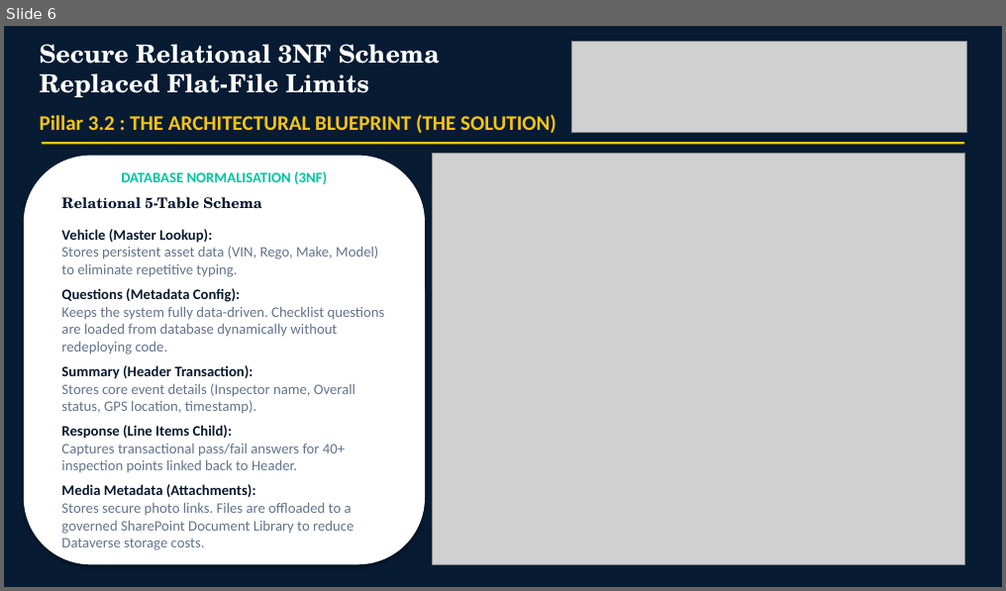
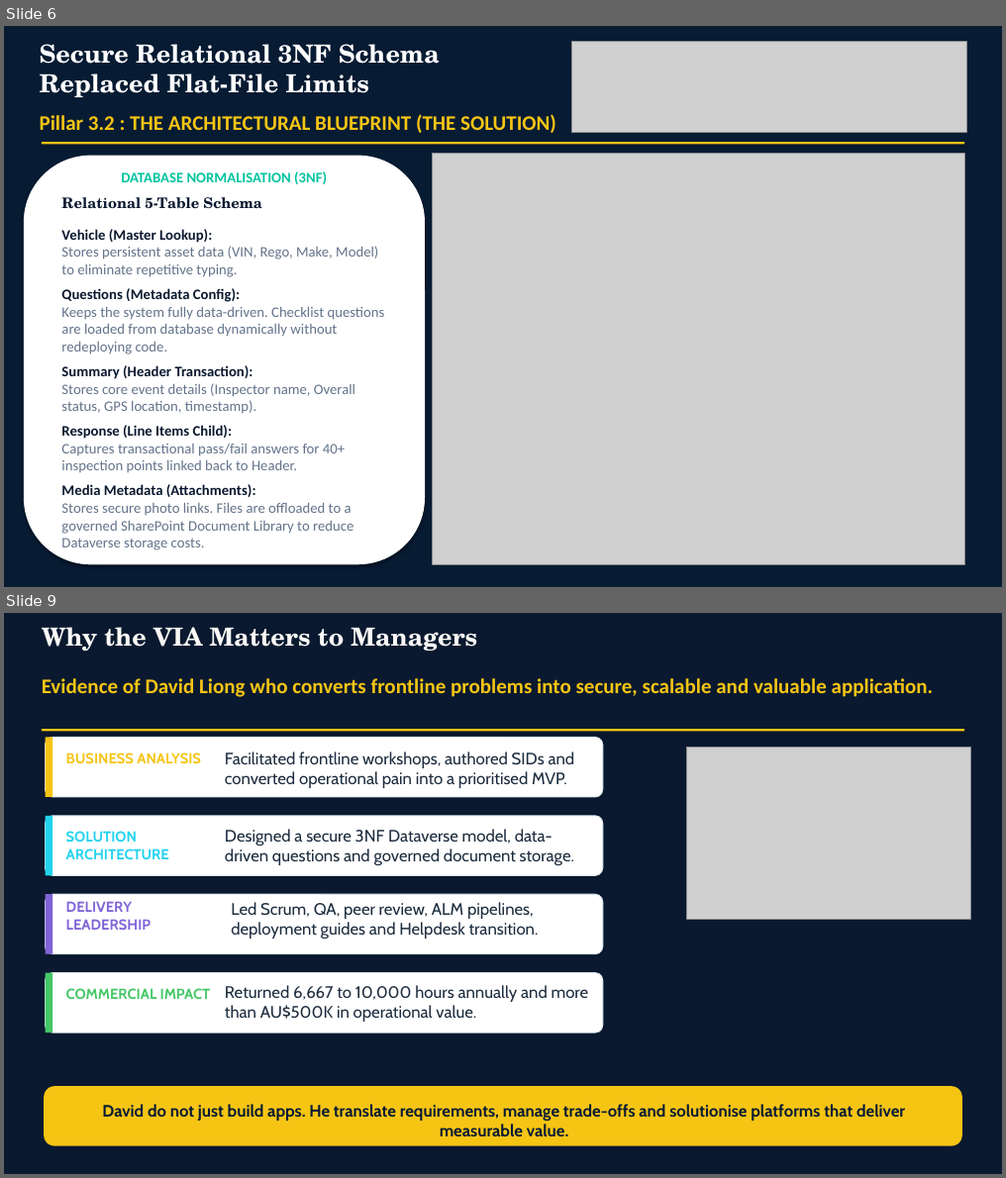
Before and after one commit to daveliong/Projects, a slide deck: VIA/vehicle_inspection_app_case_study.pptx. Shown one above the other, each under a label of ours: slide 6 before the commit, slides 6 and 9 after it; the slides between them are not shown. The pictures are 1006x591 and 1006x1178 pixels, drawn with LibreOffice and Linux fonts; fonts in the diff are those of the drawing; grey boxes stand for pictures. Boxes give left, top, right and bottom in pixels: in the first picture for what was removed or moved away, otherwise in the second. Text is boxed around its words. In the diff, an @@ line names an element or a change of style, - is before the commit and + after.

```diff
--- a/VIA/vehicle_inspection_app_case_study.pptx
+++ b/VIA/vehicle_inspection_app_case_study.pptx
@@ slide 9 added at box(4, 613, 1002, 1174), background #0A192F @@
@@ text added at box(42, 627, 477, 651), 24 pt, text #FAF9F6, bold @@
+Why the VIA Matters to Managers
@@ text added at box(42, 678, 934, 697), 20 pt, text #F6C514, bold @@
+Evidence of David Liong who converts frontline problems into secure, scalable and valuable application.
@@ rectangle added at box(42, 729, 964, 731), fill #F6C514 @@
@@ rounded rectangle added at box(46, 738, 603, 797), fill #FFFFFF, outline #D9E6EE 1 pt @@
@@ rectangle added at box(46, 738, 53, 797), fill #F6C514 @@
@@ text added at box(66, 753, 201, 764), 14 pt, text #F6C514, bold @@
+BUSINESS ANALYSIS
@@ text added at box(225, 752, 575, 788), 16 pt, text #1D2D3F @@
+Facilitated frontline workshops, authored SIDs and converted operational pain into a prioritised MVP.
@@ picture added at box(687, 747, 971, 919) @@
@@ rounded rectangle added at box(712, 751, 971, 847), fill #1B4965 @@
@@ rounded rectangle added at box(46, 816, 603, 875), fill #FFFFFF, outline #D9E6EE 1 pt @@
@@ rectangle added at box(46, 816, 53, 875), fill #22D3EE @@
@@ text added at box(66, 831, 169, 860), 14 pt, text #22D3EE, bold @@
+SOLUTION ARCHITECTURE
@@ text added at box(225, 829, 574, 865), 16 pt, text #1D2D3F @@
+Designed a secure 3NF Dataverse model, data-driven questions and governed document storage.
@@ rounded rectangle added at box(46, 894, 603, 955), fill #FFFFFF, outline #D9E6EE 1 pt @@
@@ rectangle added at box(46, 894, 53, 955), fill #8064D7 @@
@@ text added at box(66, 901, 151, 930), 14 pt, text #8064D7, bold @@
+DELIVERY LEADERSHIP
@@ text added at box(231, 902, 539, 939), 16 pt, text #1D2D3F @@
+Led Scrum, QA, peer review, ALM pipelines, deployment guides and Helpdesk transition.
@@ rounded rectangle added at box(46, 973, 603, 1033), fill #FFFFFF, outline #D9E6EE 1 pt @@
@@ rectangle added at box(46, 973, 53, 1033), fill #44C767 @@
@@ text added at box(66, 988, 211, 999), 14 pt, text #44C767, bold @@
+COMMERCIAL IMPACT
@@ text added at box(225, 985, 589, 1022), 16 pt, text #1D2D3F @@
+Returned 6,667 to 10,000 hours annually and more than AU$500K in operational value.
@@ rounded rectangle added at box(44, 1087, 962, 1147), fill #F6C514 @@
@@ text added at box(102, 1104, 905, 1137), 16 pt, text #071B33, bold @@
+David do not just build apps. He translate requirements, manage trade-offs and solutionise platforms that deliver measurable value.
```
Also in this commit, not shown: 1 slide changed, 1 other slide added, 1 other file.
